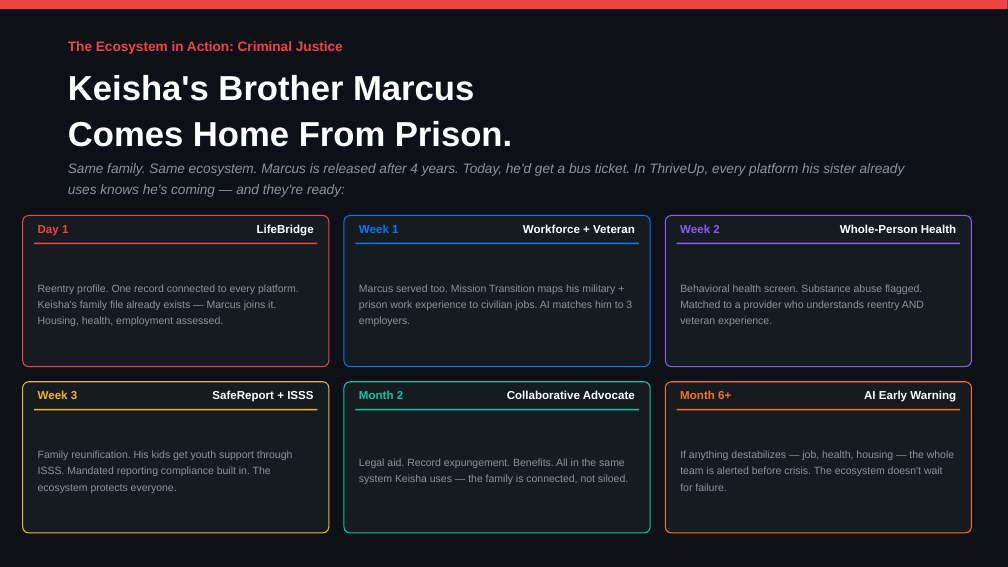
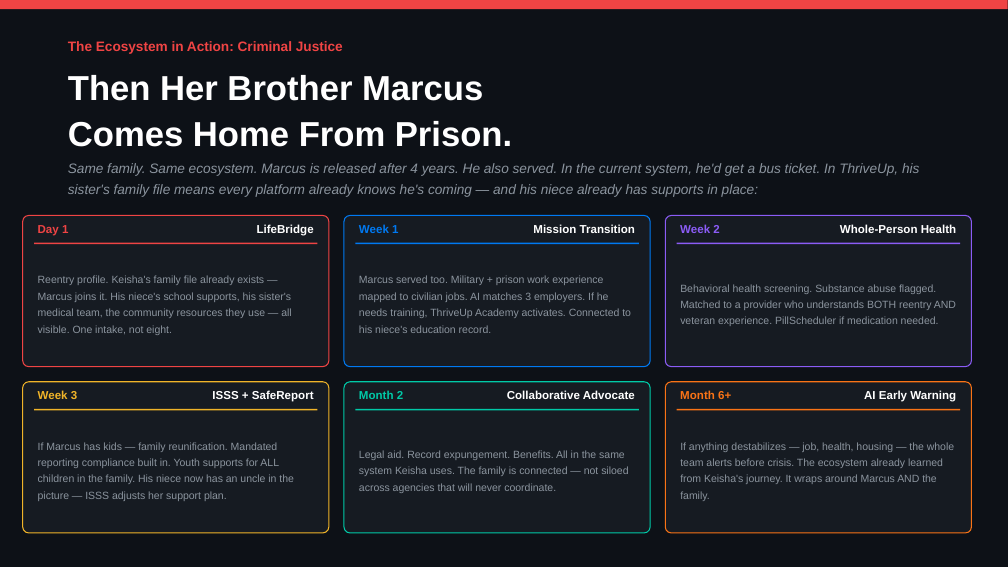
Before and after one commit to mrterryflood-ui/Thriveup, a slide deck: slide 6 of docs/pitches/ThriveUp-The-Pitch-by-Deel-2026.pptx. Drawn at 1008x567 pixels with LibreOffice and Linux fonts; fonts in the diff are those of the drawing. Boxes give left, top, right and bottom in pixels: in the first picture for what was removed or moved away, otherwise in the second. Text is boxed around its words. In the diff, an @@ line names an element or a change of style, - is before the commit and + after.

```diff
--- a/docs/pitches/ThriveUp-The-Pitch-by-Deel-2026.pptx
+++ b/docs/pitches/ThriveUp-The-Pitch-by-Deel-2026.pptx
@@ text at bbox=[68, 75, 483, 101]: text changed @@
-Keisha's Brother Marcus
+Then Her Brother Marcus
@@ text at bbox=[68, 163, 919, 197]: text changed @@
-Same family. Same ecosystem. Marcus is released after 4 years. Today, he'd get a bus ticket. In ThriveUp, every platform his sister already uses knows he's coming — and they're ready:
+Same family. Same ecosystem. Marcus is released after 4 years. He also served. In the current system, he'd get a bus ticket. In ThriveUp, his sister's family file means every platform already knows he's coming — and his niece already has supports in place:
@@ text at bbox=[533, 224, 635, 233]: text changed @@
-Workforce + Veteran
+Mission Transition
@@ text at bbox=[38, 275, 291, 335]: text changed @@
-Reentry profile. One record connected to every platform. Keisha's family file already exists — Marcus joins it. Housing, health, employment assessed.
+Reentry profile. Keisha's family file already exists — Marcus joins it. His niece's school supports, his sister's medical team, the community resources they use — all visible. One intake, not eight.
@@ text at bbox=[359, 275, 631, 333]: text changed @@
-Marcus served too. Mission Transition maps his military + prison work experience to civilian jobs. AI matches him to 3 employers.
+Marcus served too. Military + prison work experience mapped to civilian jobs. AI matches 3 employers. If he needs training, ThriveUp Academy activates. Connected to his niece's education record.
@@ text at bbox=[680, 284, 956, 326]: text changed @@
-Behavioral health screen. Substance abuse flagged. Matched to a provider who understands reentry AND veteran experience.
+Behavioral health screening. Substance abuse flagged. Matched to a provider who understands BOTH reentry AND veteran experience. PillScheduler if medication needed.
@@ text at bbox=[212, 391, 314, 402]: text changed @@
-SafeReport + ISSS
+ISSS + SafeReport
@@ text at bbox=[38, 442, 294, 501]: text changed @@
-Family reunification. His kids get youth support through ISSS. Mandated reporting compliance built in. The ecosystem protects everyone.
+If Marcus has kids — family reunification. Mandated reporting compliance built in. Youth supports for ALL children in the family. His niece now has an uncle in the picture — ISSS adjusts her support plan.
@@ text at bbox=[680, 442, 954, 501]: text changed @@
-If anything destabilizes — job, health, housing — the whole team is alerted before crisis. The ecosystem doesn't wait for failure.
+If anything destabilizes — job, health, housing — the whole team alerts before crisis. The ecosystem already learned from Keisha's journey. It wraps around Marcus AND the family.
@@ text at bbox=[359, 450, 628, 493]: text changed @@
-Legal aid. Record expungement. Benefits. All in the same system Keisha uses — the family is connected, not siloed.
+Legal aid. Record expungement. Benefits. All in the same system Keisha uses. The family is connected — not siloed across agencies that will never coordinate.
```
Also in this commit, not shown: 4 other slides changed, 1 slide added, 1 slide removed, 3 other files.
